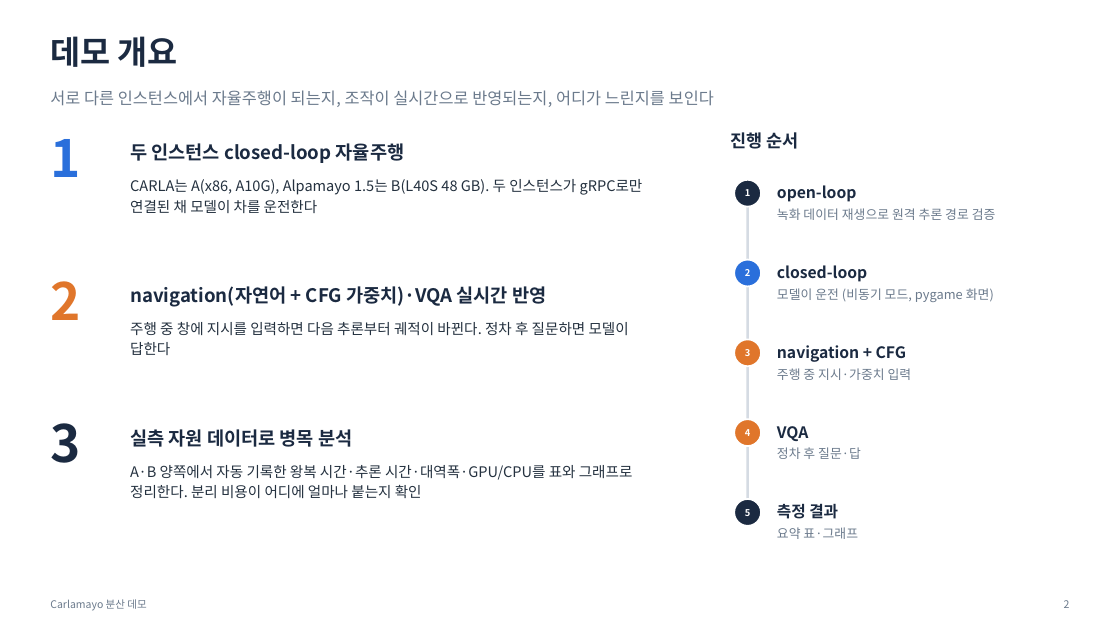
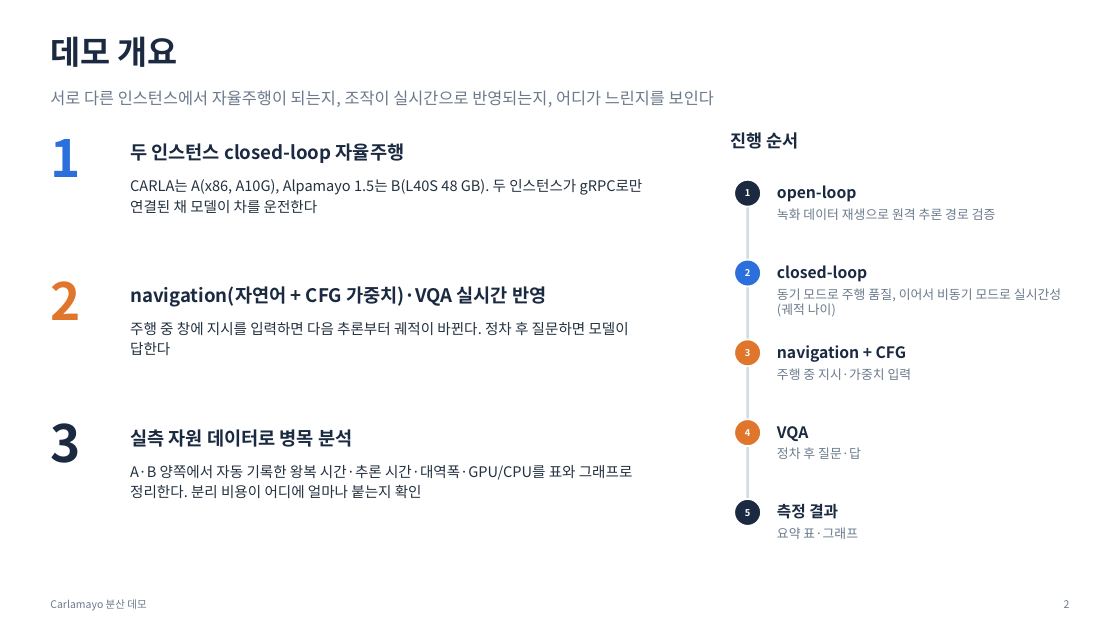
Before and after one commit to JwonMoon/carlamayo-my-distributed, a slide deck: slide 2 of docs/distributed/demo-overview.pptx. Drawn at 1120x630 pixels with LibreOffice and Linux fonts; fonts in the diff are those of the drawing. Boxes give left, top, right and bottom in pixels: in the first picture for what was removed or moved away, otherwise in the second. Text is boxed around its words. In the diff, an @@ line names an element or a change of style, - is before the commit and + after.

```diff
--- a/docs/distributed/demo-overview.pptx
+++ b/docs/distributed/demo-overview.pptx
@@ text at (x1=777, y1=288, x2=1061, y2=317): text changed @@
-모델이 운전 (비동기 모드, pygame 화면)
+동기 모드로 주행 품질, 이어서 비동기 모드로 실시간성(궤적 나이)
```
Also in this commit, not shown: 4 other slides changed, 2 other files.
